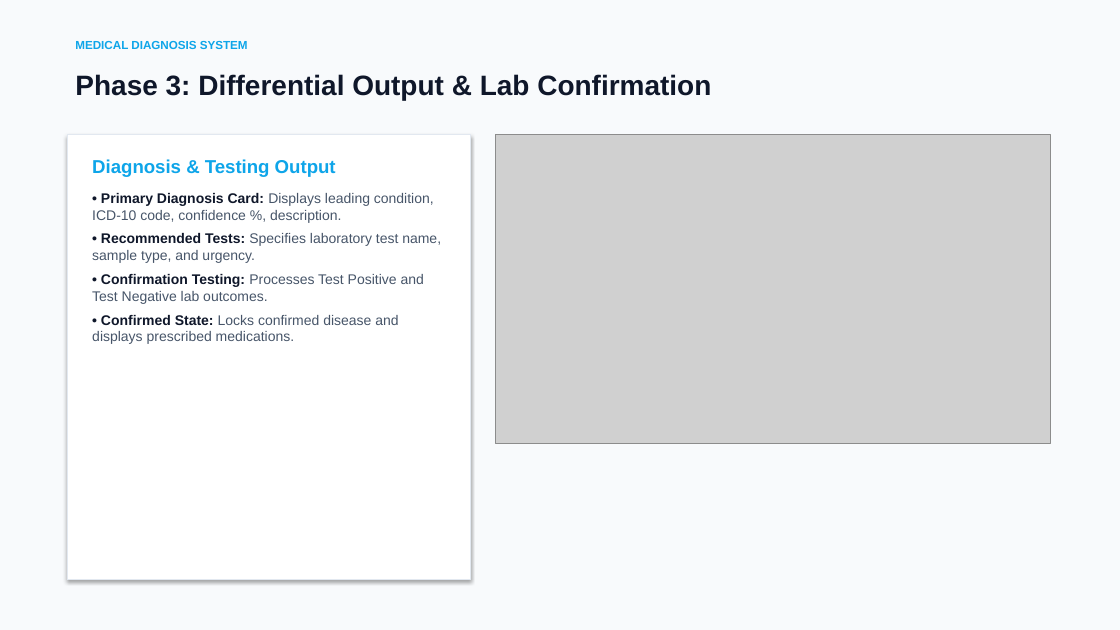
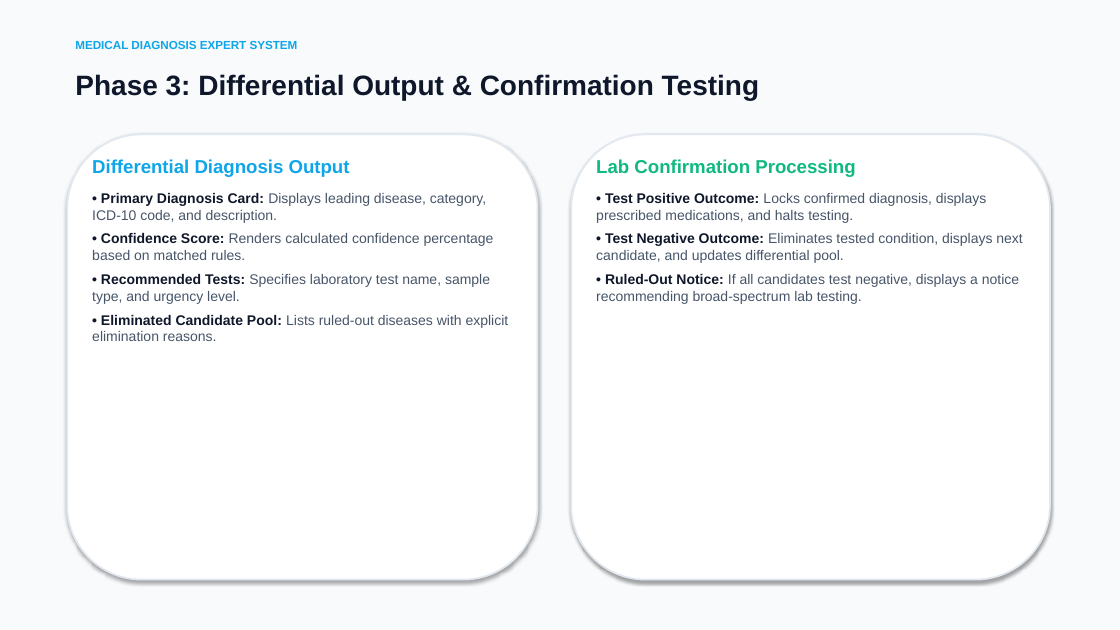
Before and after one commit to wmmandela/medical_diagnosis, a slide deck: slide 8 of presentation/Medical_Diagnosis_System_Presentation.pptx (slide 5 before the commit). Drawn at 1120x630 pixels with LibreOffice and Linux fonts; fonts in the diff are those of the drawing; grey boxes stand for pictures. Boxes give left, top, right and bottom in pixels: in the first picture for what was removed or moved away, otherwise in the second. Text is boxed around its words. In the diff, an @@ line names an element or a change of style, - is before the commit and + after.

```diff
--- a/presentation/Medical_Diagnosis_System_Presentation.pptx
+++ b/presentation/Medical_Diagnosis_System_Presentation.pptx
@@ text at [75, 41, 298, 49]: text changed @@
-MEDICAL DIAGNOSIS SYSTEM
+MEDICAL DIAGNOSIS EXPERT SYSTEM
@@ text at [75, 74, 759, 100]: text changed @@
-Phase 3: Differential Output & Lab Confirmation
+Phase 3: Differential Output & Confirmation Testing
@@ rectangle removed at [67, 134, 471, 580] @@
@@ rounded rectangle added at [67, 134, 538, 580], fill #FFFFFF, outline #E2E8F0 1.5 pt @@
@@ picture removed at [496, 134, 1050, 444] @@
@@ rounded rectangle added at [571, 134, 1050, 580], fill #FFFFFF, outline #E2E8F0 1.5 pt @@
@@ text at [92, 159, 509, 341]: text changed @@
-Diagnosis & Testing Output
-• Primary Diagnosis Card: Displays leading condition, ICD-10 code, confidence %, description.
-• Recommended Tests: Specifies laboratory test name, sample type, and urgency.
-• Confirmation Testing: Processes Test Positive and Test Negative lab outcomes.
-• Confirmed State: Locks confirmed disease and displays prescribed medications.
+Differential Diagnosis Output
+• Primary Diagnosis Card: Displays leading disease, category, ICD-10 code, and description.
+• Confidence Score: Renders calculated confidence percentage based on matched rules.
+• Recommended Tests: Specifies laboratory test name, sample type, and urgency level.
+• Eliminated Candidate Pool: Lists ruled-out diseases with explicit elimination reasons.
@@ text added at [596, 159, 1022, 304], 12 pt, text #475569 @@
+Lab Confirmation Processing
+• Test Positive Outcome: Locks confirmed diagnosis, displays prescribed medications, and halts testing.
+• Test Negative Outcome: Eliminates tested condition, displays next candidate, and updates differential pool.
+• Ruled-Out Notice: If all candidates test negative, displays a notice recommending broad-spectrum lab testing.
```
Also in this commit, not shown: 3 other slides changed, 6 slides added, 2 slides removed, 1 other file.
